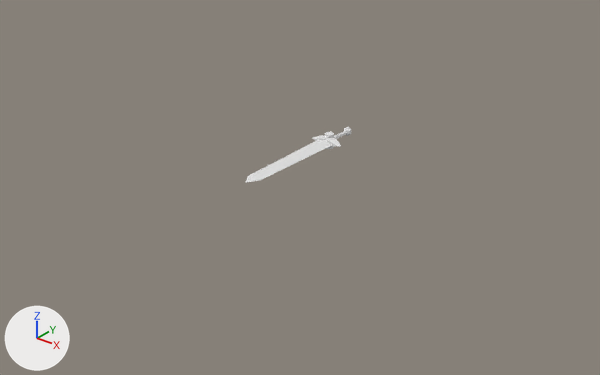
A saved change to the Blender file Dirty/Models/Weapons.blend.
Camera for both pictures: a 50 mm camera at (3.32, -6.03, 4.53) aimed at (-0.44, -1.32, 1.62). The axes (+X, +Y, +Z) are drawn at lower left. The lights are the same throughout.

In view in the first picture: 'Sword'.
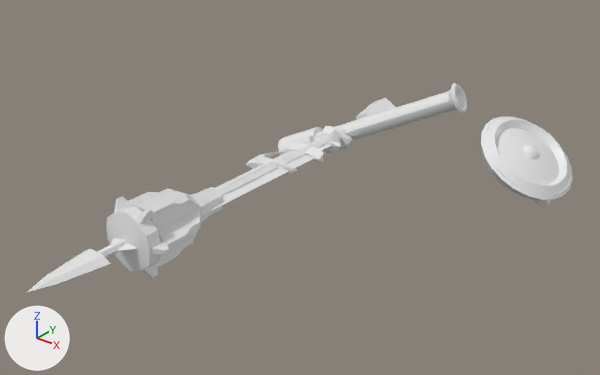
Where the newer file only moved an object's origin or applied its transform, the numbers keep the older frame.

Pixel boxes (x1, y1, x2, y2) of what changed, in the pictures (600 x 375 px):
'Mace', shown: after (106, 98, 396, 278)
'Shield', shown: after (481, 116, 573, 200)
'Mortar', shown: after (278, 83, 467, 155)
'Spear', shown: after (28, 239, 127, 292)
'HeavySword', shown: after (111, 143, 324, 251)
'Axe', shown: after (245, 124, 346, 175)
'Rapier', shown: after (320, 126, 341, 153)
'Katana', shown: after (215, 134, 332, 191)
'Deflector', shown: after (485, 117, 571, 196)
'MainCrystal', shown: after (339, 133, 353, 150)
'LongSword', shown: after (292, 143, 318, 158)
'Sword', unchanged, covered by the edit: before (245, 127, 351, 183); after (319, 141, 341, 150)

Edits to the bpy script that builds the scene:
```text
Change ob_axe:
    remove ob_axe.hide_set(True)
Change ob_longsword:
    remove ob_longsword.hide_set(True)
Change ob_mace:
    remove ob_mace.hide_set(True)
Change ob_spear:
    remove ob_spear.hide_set(True)
Change ob_heavysword:
    remove ob_heavysword.hide_set(True)
Change ob_mortar:
    remove ob_mortar.hide_set(True)
Change ob_maincrystal:
    remove ob_maincrystal.hide_set(True)
Change ob_shield:
    remove ob_shield.hide_set(True)
Change ob_deflector:
    remove ob_deflector.hide_set(True)
Change ob_rapier:
    remove ob_rapier.hide_set(True)
Change ob_katana:
    remove ob_katana.hide_set(True)
```
